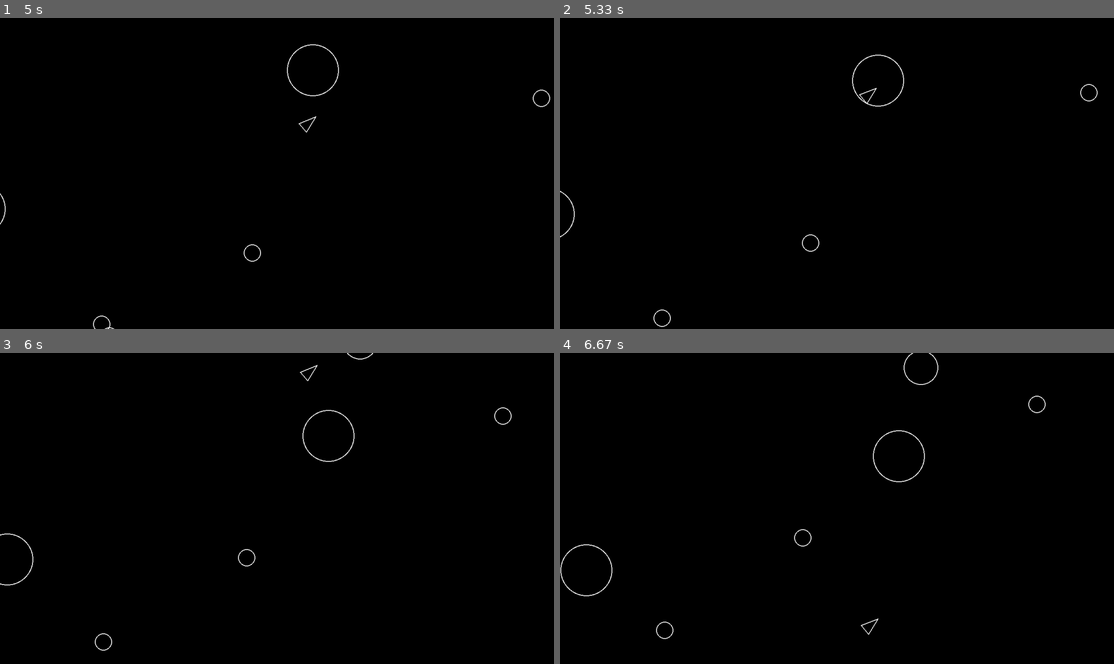
Above: before the commit, frames 1-4 (two rows, left to right).
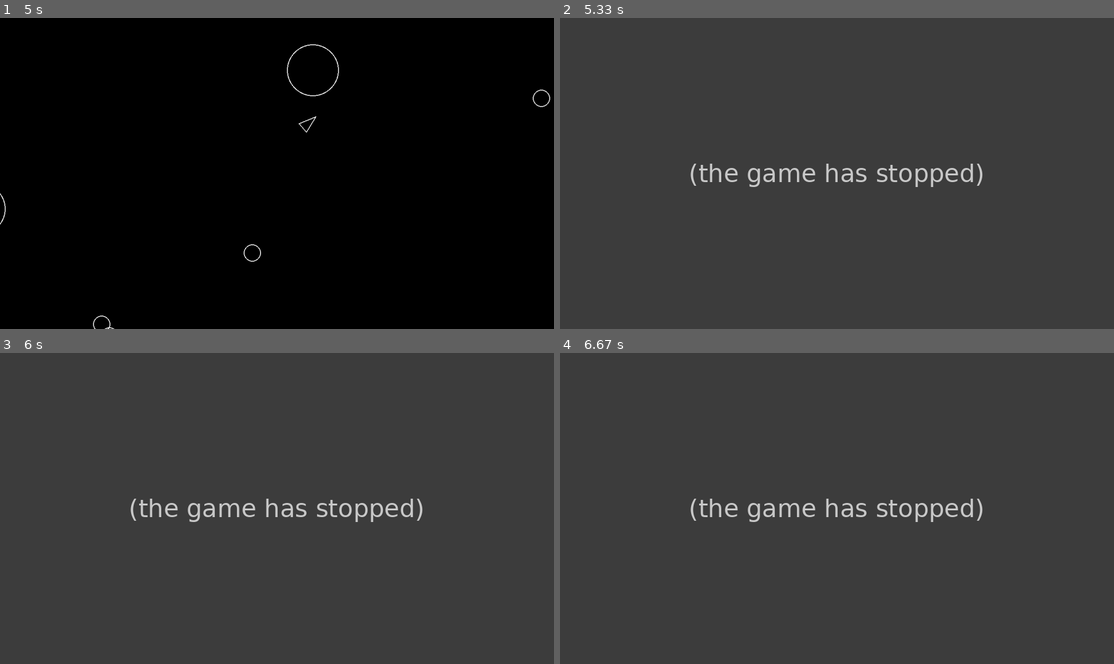
Above: after the commit, the same moments.

Repository: paulhunter/pygame-asteroids
Game: pygame game, started from main.py
The game is run twice, just before and just after one commit, with the same random seed, the same clock (stepped at 60 frames per second) and the same inputs.
Inputs:
- Up to frame 1 (5 s): hold Right 0.33-0.8 s; hold Up 0.83-1.13 s; hold Right 1.17-1.63 s; hold Left 1.67-2.2 s; hold Down 2.23-2.53 s; hold Left 2.57-2.97 s; hold Up 3-3.37 s; hold Right 3.4-4.03 s; hold Down 4.07-4.43 s; hold Left 4.47-4.93 s
- Up to frame 2 (5.33 s): no input
- Up to frame 3 (6 s): no input
- Up to frame 4 (6.67 s): no input

Frame 1 is identical in both runs. In frame 2, 100% of the frame differs, in the area x 0-100%, y 0-100%; in frame 3, 100%; in frame 4, 100%.
After the commit the program exited at 5.15 s; later frames show no game.

Commit message:
poc collision of circleshape

Diff:
--- a/circleshape.py
+++ b/circleshape.py
@@ -14,6 +14,12 @@
         self.radius = radius
 
 
+    def cricle_collision(self, c):
+        d = self.position.distance_to(c.position)
+        d2 = self.radius + c.radius
+        return (d2 > d)
+
+
     def draw(self, screen):
         # sub-classes must override
         pass
--- a/main.py
+++ b/main.py
@@ -67,6 +67,11 @@
 
         updatable.update(dt)
 
+        for a in asteroids:
+            if a.cricle_collision(player):
+                print("GAME OVER")
+                return
+
         # Refresh the canvas
         screen.fill((0,0,0))
         # drawable.draw(screen) - Can't be used as it expects images
